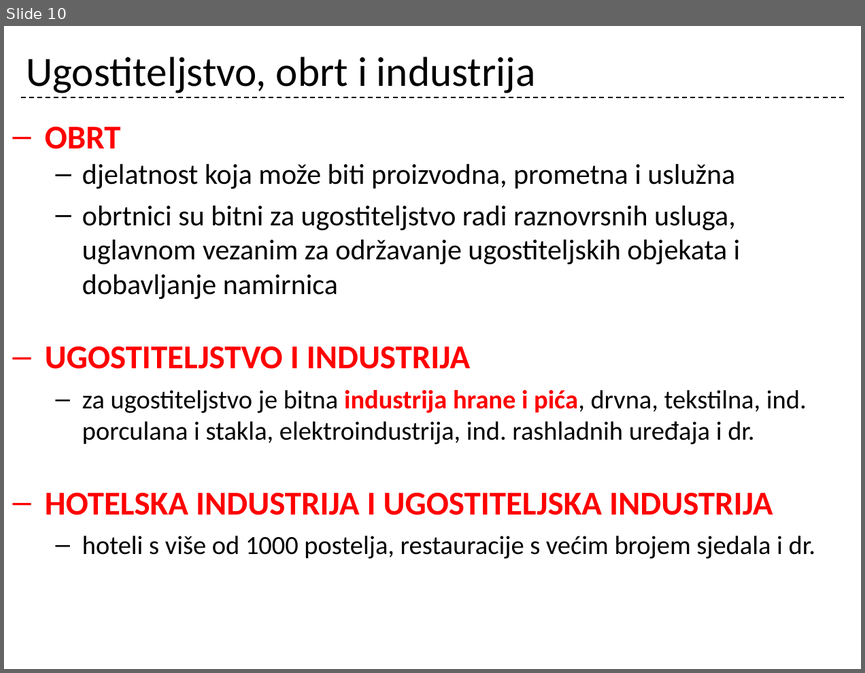
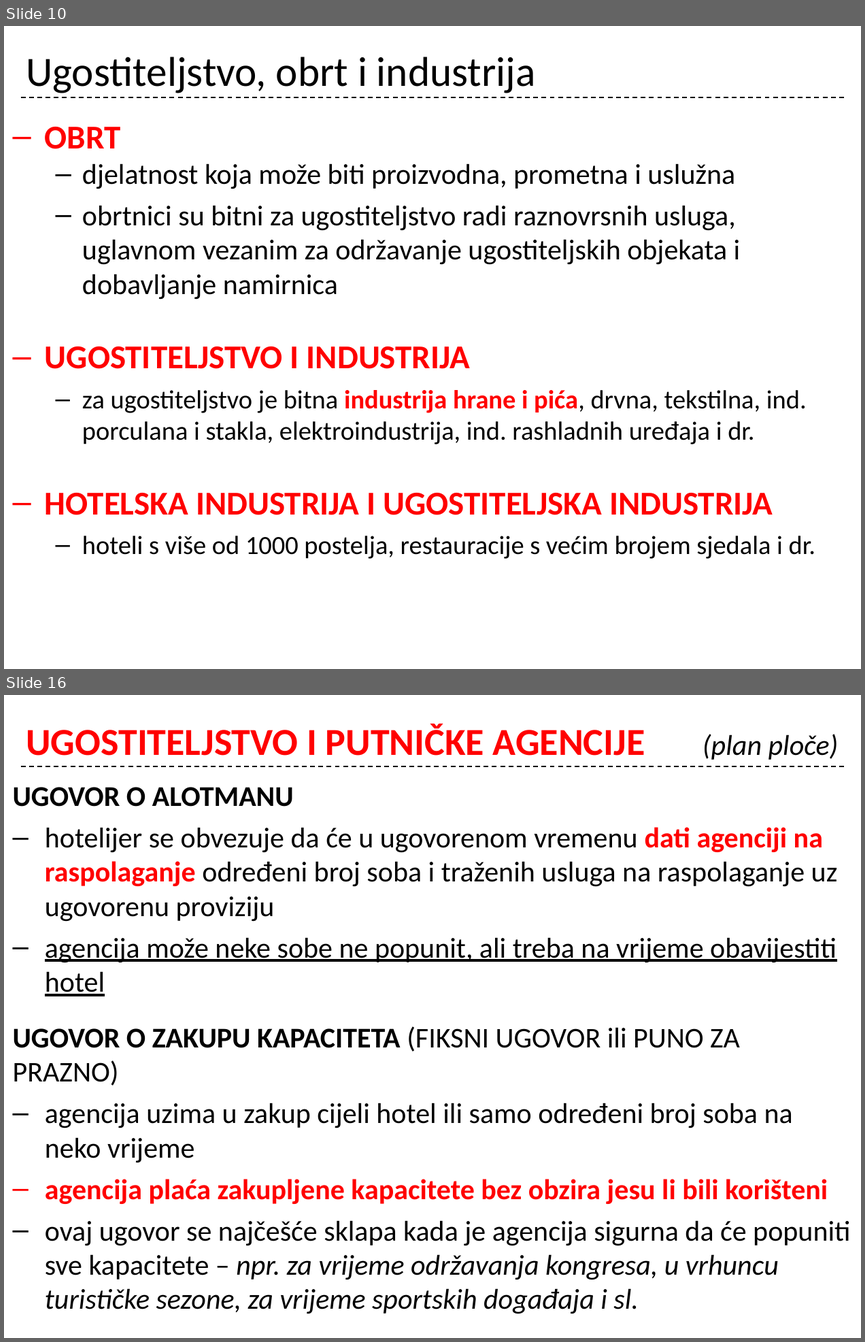
Before and after one commit to cornx/print, a slide deck: data/organizacija/001_uvod_i_ug_kao_gosp_djelatnost_ponavljanje.pptx. Shown one above the other, each under a label of ours: slide 10 before the commit, slides 10 and 16 after it; the slides between them are not shown. The pictures are 865x673 and 865x1342 pixels, drawn with LibreOffice and Linux fonts; fonts in the diff are those of the drawing. Boxes give left, top, right and bottom in pixels: in the first picture for what was removed or moved away, otherwise in the second. Text is boxed around its words. In the diff, an @@ line names an element or a change of style, - is before the commit and + after.

```diff
--- a/data/organizacija/001_uvod_i_ug_kao_gosp_djelatnost_ponavljanje.pptx
+++ b/data/organizacija/001_uvod_i_ug_kao_gosp_djelatnost_ponavljanje.pptx
@@ slide 16 added at <box>4,695,861,1338</box>, background #FFFFFF; not listed: 1 template element that a slide beside it also shows @@
@@ title added at <box>26,724,838,760</box>, 32 pt, text #FF0000, bold @@
+UGOSTITELJSTVO I PUTNIČKE AGENCIJE (plan ploče)
@@ text added at <box>13,787,850,1314</box>, 24 pt, text #000000 @@
+UGOVOR O ALOTMANU
+– hotelijer se obvezuje da će u ugovorenom vremenu dati agenciji na raspolaganje određeni broj soba i traženih usluga na raspolaganje uz ugovorenu proviziju
+– agencija može neke sobe ne popunit, ali treba na vrijeme obavijestiti hotel
+UGOVOR O ZAKUPU KAPACITETA (FIKSNI UGOVOR ili PUNO ZA PRAZNO)
+– agencija uzima u zakup cijeli hotel ili samo određeni broj soba na neko vrijeme
+– agencija plaća zakupljene kapacitete bez obzira jesu li bili korišteni
+– ovaj ugovor se najčešće sklapa kada je agencija sigurna da će popuniti sve kapacitete – npr. za vrijeme održavanja kongresa, u vrhuncu turističke sezone, za vrijeme sportskih događaja i sl.
```
Also in this commit, not shown: 8 other slides added.
